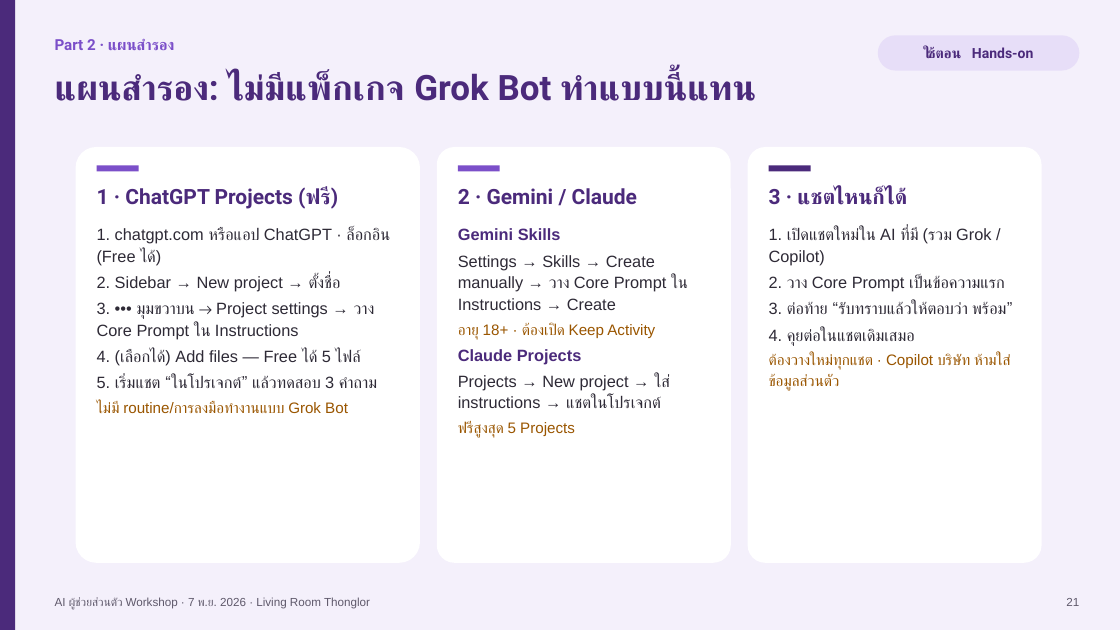
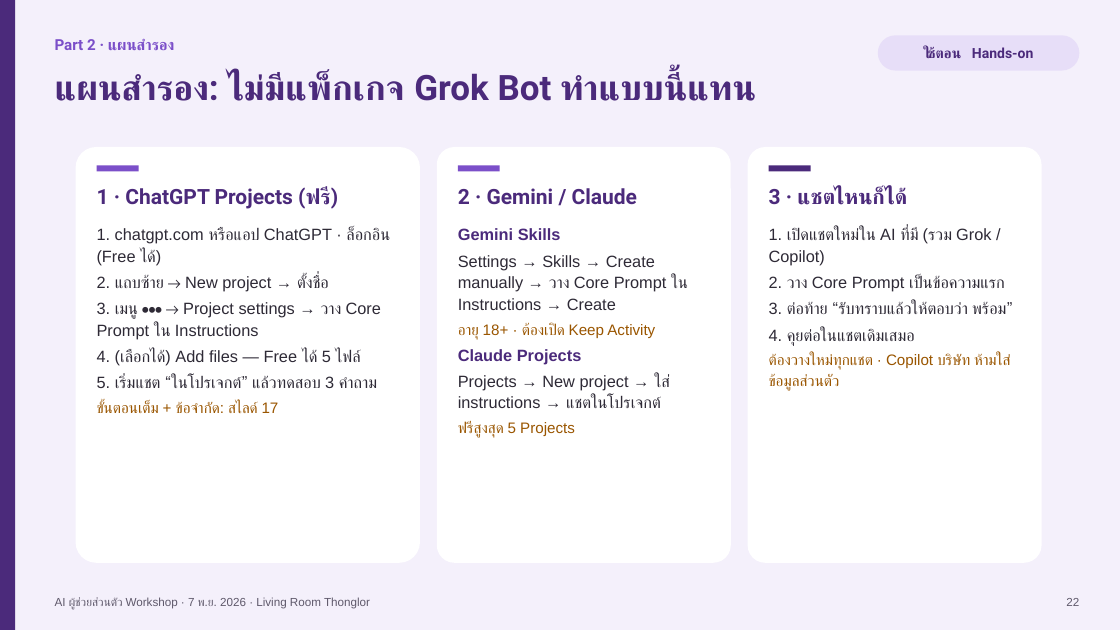
Before and after one commit to nuisait/ai-workshop-nov7, a slide deck: slide 22 of AI_Workshop.pptx (slide 21 before the commit). Drawn at 1120x630 pixels with LibreOffice and Linux fonts; fonts in the diff are those of the drawing. Boxes give left, top, right and bottom in pixels: in the first picture for what was removed or moved away, otherwise in the second. Text is boxed around its words. In the diff, an @@ line names an element or a change of style, - is before the commit and + after.

```diff
--- a/AI_Workshop.pptx
+++ b/AI_Workshop.pptx
@@ text at [97, 276, 381, 340]: text changed @@
-2. Sidebar → New project → ตั้งชื่อ
-3. ••• มุมขวาบน → Project settings → วาง Core Prompt ใน Instructions
+2. แถบซ้าย → New project → ตั้งชื่อ
+3. เมนู ••• → Project settings → วาง Core Prompt ใน Instructions
@@ text at [97, 401, 279, 413]: text changed @@
-ไม่มี routine/การลงมือทำงานแบบ Grok Bot
+ขั้นตอนเต็ม + ข้อจำกัด: สไลด์ 17
@@ text at [1066, 598, 1079, 606]: text changed @@
-21
+22
```
Also in this commit, not shown: 8 other slides changed, 1 slide added, 2 other files.
